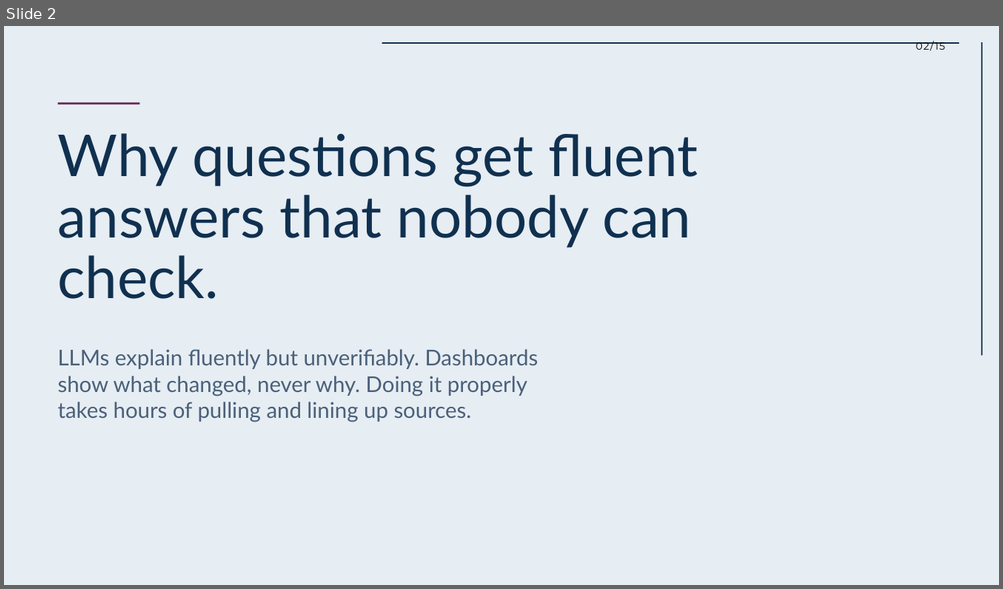
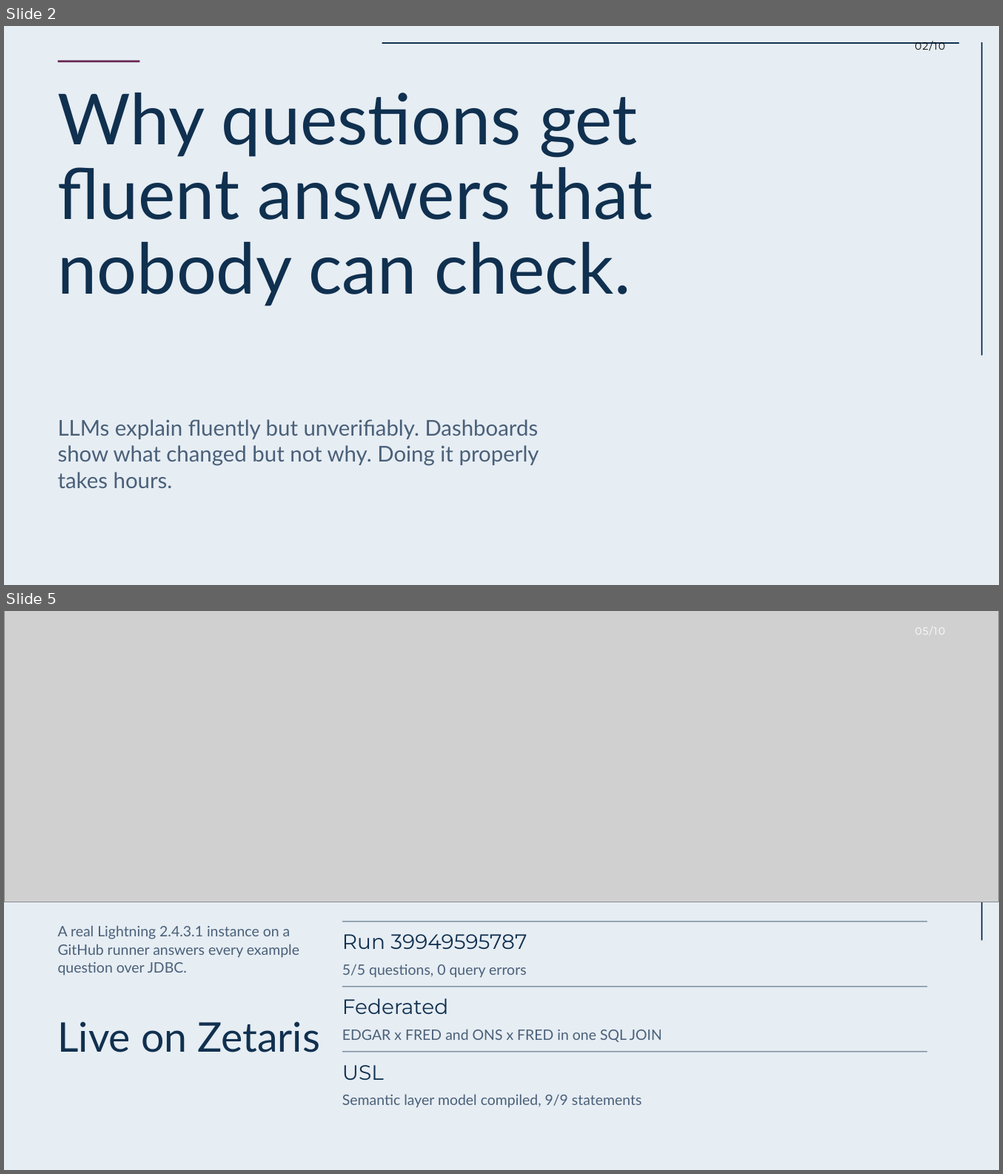
Before and after one commit to OlsOls4/because, a slide deck: docs/deck/Because-deck.pptx. Shown one above the other, each under a label of ours: slide 2 before the commit, slides 2 and 5 after it; the slides between them are not shown. The pictures are 1003x589 and 1003x1174 pixels, drawn with LibreOffice and Linux fonts; fonts in the diff are those of the drawing; grey boxes stand for pictures. Boxes give left, top, right and bottom in pixels: in the first picture for what was removed or moved away, otherwise in the second. Text is boxed around its words. In the diff, an @@ line names an element or a change of style, - is before the commit and + after.

Commit message:
Deck v2 (10 slides): user story, live Zetaris run 39949595787, federated JOIN finding, eval incl. failures, NIM, live-site screenshots; README screenshot

```diff
--- a/docs/deck/Because-deck.pptx
+++ b/docs/deck/Because-deck.pptx
@@ slide 5 added at bbox=[4, 611, 999, 1170], background #E6EDF3 @@
@@ picture added at bbox=[4, 611, 999, 902] @@
@@ text added at bbox=[915, 628, 945, 635], 10 pt, text #FFFFFF @@
+05/10
@@ rectangle added at bbox=[981, 627, 982, 941], fill #10304F @@
@@ rectangle added at bbox=[342, 921, 927, 922], fill #4A6079 @@
@@ text added at bbox=[58, 925, 299, 976], 13.9 pt, text #4A6079 @@
+A real Lightning 2.4.3.1 instance on a GitHub runner answers every example question over JDBC.
@@ text added at bbox=[342, 934, 526, 949], 20 pt, text #10304F @@
+Run 39949595787
@@ text added at bbox=[342, 964, 526, 978], 13.9 pt, text #4A6079 @@
+5/5 questions, 0 query errors
@@ rectangle added at bbox=[342, 986, 927, 987], fill #4A6079 @@
@@ text added at bbox=[342, 999, 448, 1014], 20 pt, text #10304F @@
+Federated
@@ text added at bbox=[58, 1022, 321, 1053], 39.4 pt, text #10304F @@
+Live on Zetaris
@@ text added at bbox=[342, 1029, 662, 1042], 13.9 pt, text #4A6079 @@
+EDGAR x FRED and ONS x FRED in one SQL JOIN
@@ rectangle added at bbox=[342, 1052, 927, 1053], fill #4A6079 @@
@@ text added at bbox=[342, 1065, 384, 1080], 20 pt, text #10304F @@
+USL
@@ text added at bbox=[342, 1094, 642, 1108], 13.9 pt, text #4A6079 @@
+Semantic layer model compiled, 9/9 statements
@@ slide 2 changed as well @@
@@ text at bbox=[914, 42, 945, 51]: text changed @@
-02/15
+02/10
@@ rectangle: place and size @@
-rectangle at bbox=[58, 103, 140, 105]
+rectangle at bbox=[58, 60, 140, 62]
@@ text "Why questions get fluent answers ...": place and size @@
-text "Why questions get fluent answers ..." at bbox=[58, 133, 697, 299]
+text "Why questions get fluent answers ..." at bbox=[58, 93, 653, 306]
@@ text "Why questions get fluent answers ..." at bbox=[58, 93, 653, 306]: size 55.8 to 68 pt @@
@@ text at bbox=[58, 420, 539, 488]: text changed @@
-LLMs explain fluently but unverifiably. Dashboards show what changed, never why. Doing it properly takes hours of pulling and lining up sources.
+LLMs explain fluently but unverifiably. Dashboards show what changed but not why. Doing it properly takes hours.
```
Also in this commit, not shown: 2 other slides changed, 6 other slides added, 12 slides removed, 4 other files.
